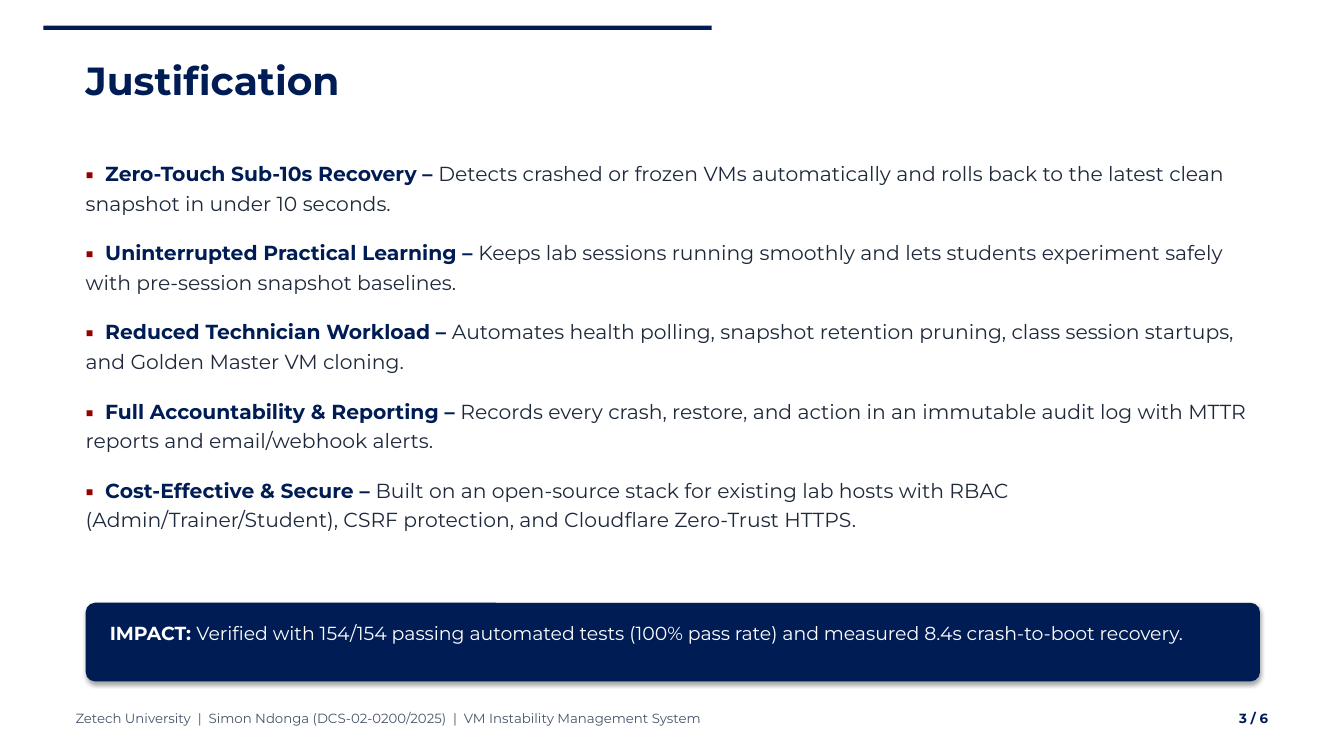
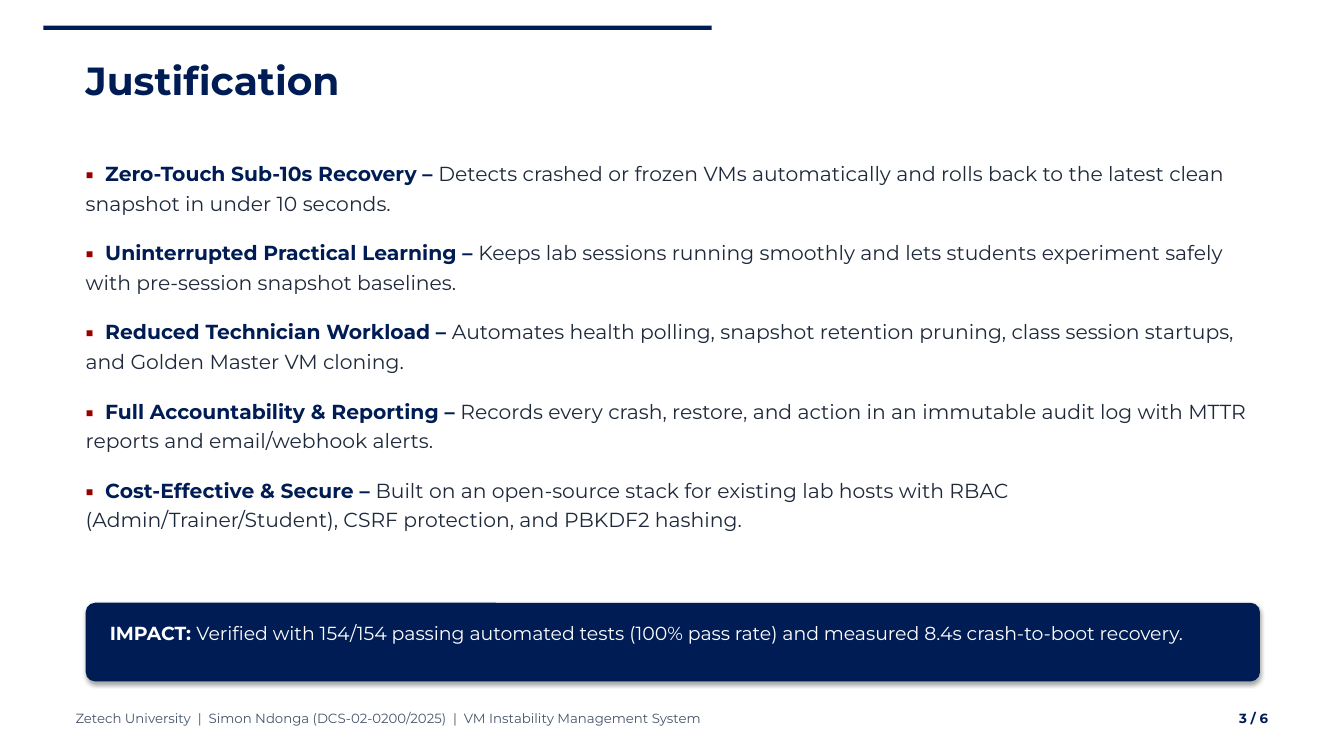
Before and after one commit to nomadspecter/vmrecovery, a slide deck: slide 3 of Milestones/Project_Presentation_SimonNdonga.pptx. Drawn at 1344x756 pixels with LibreOffice and Linux fonts; fonts in the diff are those of the drawing; background and template pictures are left out. Boxes give left, top, right and bottom in pixels: in the first picture for what was removed or moved away, otherwise in the second. Text is boxed around its words. In the diff, an @@ line names an element or a change of style, - is before the commit and + after.

Commit message:
Remove unused Cloudflare Zero-Trust Tunnel references from both presentation decks

```diff
--- a/Milestones/Project_Presentation_SimonNdonga.pptx
+++ b/Milestones/Project_Presentation_SimonNdonga.pptx
@@ text at [86, 482, 1008, 531]: text changed @@
-▪ Cost-Effective & Secure – Built on an open-source stack for existing lab hosts with RBAC (Admin/Trainer/Student), CSRF protection, and Cloudflare Zero-Trust HTTPS.
+▪ Cost-Effective & Secure – Built on an open-source stack for existing lab hosts with RBAC (Admin/Trainer/Student), CSRF protection, and PBKDF2 hashing.
```
Also in this commit, not shown: 1 other slide changed, 3 other files.
